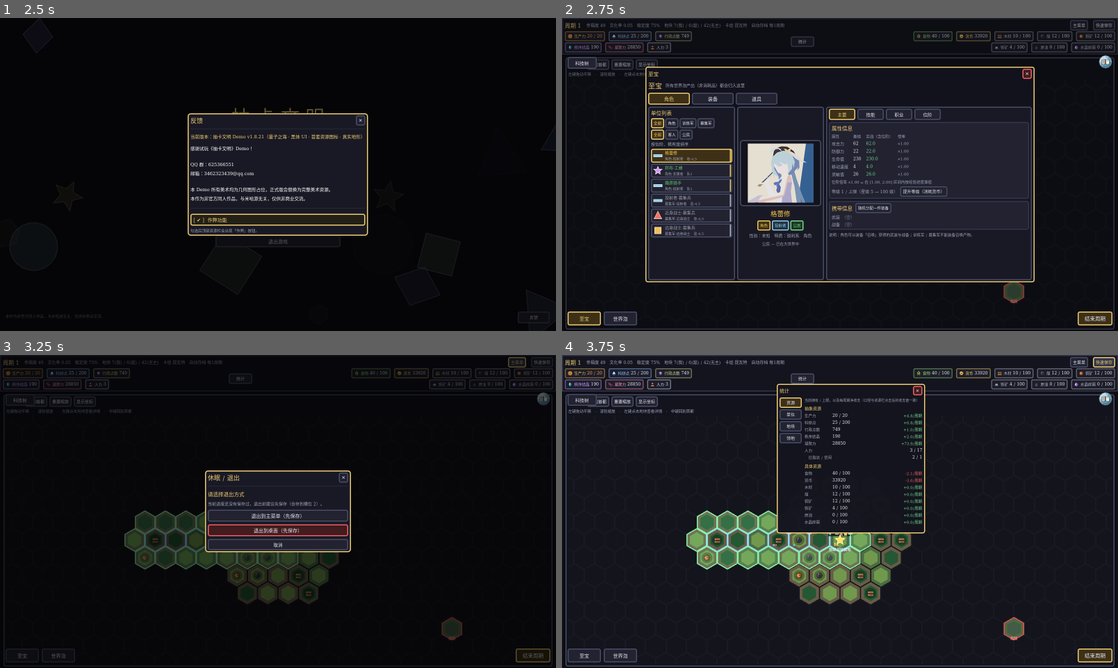
Above: before the commit, frames 1-4 (two rows, left to right).
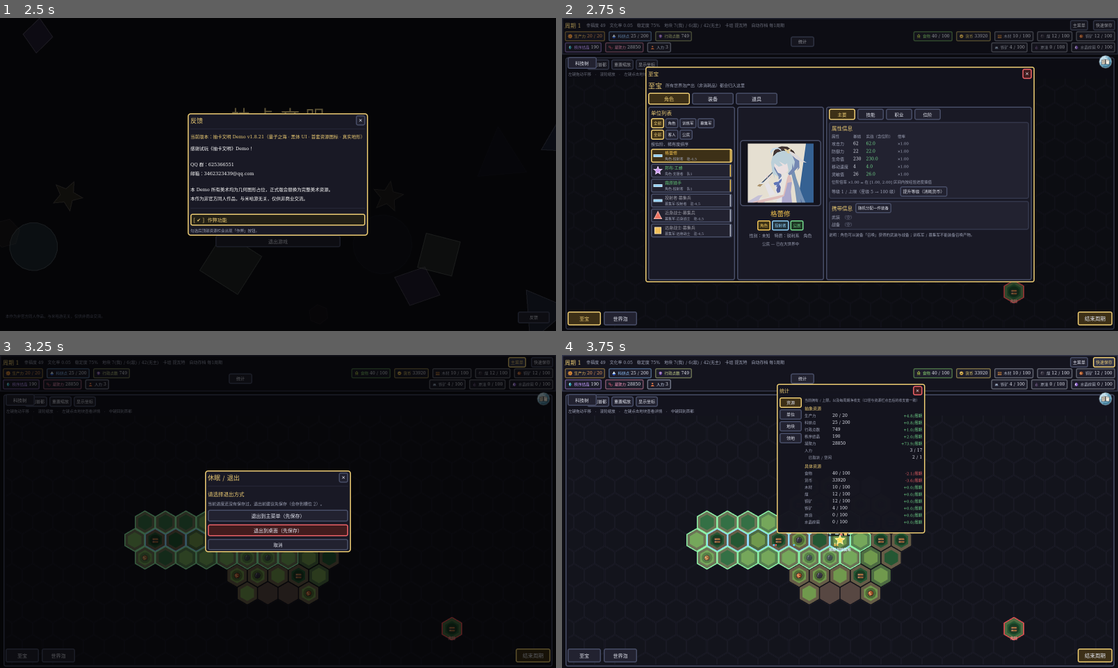
Above: after the commit, the same moments.

Repository: Traveler-NoOne/gacha-civilization
Game: Godot game, scene res://tests/screenshot.tscn
The game is run twice, just before and just after one commit, with the same random seed, the same clock (stepped at 60 frames per second) and the same inputs. This scene is started directly instead of the project's main scene.
Inputs:
- Up to frame 1 (2.5 s): click "开始游戏" at 0.5 s; click "开始游戏" at 1.25 s; click "开始游戏" at 2 s
- Up to frame 2 (2.75 s): no input
- Up to frame 3 (3.25 s): click "主菜单" at 2.75 s
- Up to frame 4 (3.75 s): click "快速保存" at 3.5 s

Frame 1 is identical in both runs. In frame 2, less than 0.1% of the frame differs, in the area x 80-83%, y 85-90%; in frame 3, 0.3%; in frame 4, 0.5%, in the area x 43-83%, y 73-90%.

Commit message:
W3a：气候参数图骨架 + 温度，并把温度真的接进地貌
W3（气候）第一步。用户说"开工W3"。

**架构事实**（W3 起必须提前引入"参数图"）：温度可以按格算，但**降水不行** ——
降水是"风把水汽从海上吹进来、沿途下雨、被山挡住就下在迎风坡"，必须按一整张场沿风向累积。
所以先搭起参数图架子（原计划在 W5），W3b 的降水才做得下去。场**不进存档**（种子+配方可重算）
→ SAVE_VERSION 不变。

做了什么：
- 新增 scripts/core/climate.gd（class_name Climate）：128×128 气候参数图 + 双线性采样；
  温度 = 纬度梯度（像素 y 模拟，南北反相）× 12 个月 + 海拔递减。
  用 Callable 传"按格取高度"的函数 → 避免 Climate ↔ WorldGen 互相引用。
  提供 temp_at_pixel / temp_at / annual_temp_at / month_range（柯本要用的最冷/最热月先备好）。
- world_gen：新增 climate_for / annual_temp_at；biome_of(e,m) → biome_of(e,m,t)。
  W3a **只加一层**：_moist_for_cover 把可用湿度按温度打折（≥5℃ 不打折、≤-5℃ 全打光），
  原来的判断一字未改；接线点在 _make_tile（温度真的喂进去，不是接了一半的架子）。
- 新增 tests/climate_check（第 6 个无头自检）。

实测：建场 **1459 ms**（128×128×12 = 196,608 格·月）；命中缓存 0 ms；
年均温 -25.8~27.6℃；赤道带均 18.1℃ / 极地带均 -16.4℃（差 34.5℃）；
同纬度海拔越高越冷（7.6 < 14.5℃）；极冷格（<-5℃）森林 0 个（对照：不加温度时本来有 40 个）。
6 个无头自检全绿；截图 45 张无报错，地图相关图变化约 0.59%。

自检抓到我自己的两个错：
1) 海拔递减写成 e×3000 米 → **海岸线（e=0.36）就等于 1080 米高**，整张陆地被冻住
   （赤道带年均温只有 8.7℃）。改成以水线为海平面：(e-0.36)/(1-0.36)。
2) 测试自己写错：用"半径 r≥18"当极地 —— 但地图是圆盘，横向远处的格子 y≈0（属热带）。
   纬度必须看像素 y；改成按 |纬度| 分桶后温差从 13.5℃ 变成 34.5℃。
   另外"相邻格温差<6℃"不合理（山顶紧挨大海本来就该有十几度落差）→ 改成测采样器连续性，
   并新增 temp_at_pixel() 入口（W3b 的降水沿风向行走正好要用）。

下一步 W3b：降水（风带 + 迎风坡抬升 + 背风雨影），核心验收 = 背风侧平均降水 < 迎风侧。

Diff:
--- /dev/null
+++ b/scripts/core/climate.gd
@@ -0,0 +1,118 @@
+class_name Climate
+extends RefCounted
+## W3a：气候参数图 —— **本项目第一次引入"参数图"**（见 docs/更新指导/世界生成-W3.md 第六节）。
+##
+## 为什么必须有它：**温度可以按格算，但降水不行**。降水本质是"风把水汽从海上吹进来、
+## 沿途一路下雨、被山挡住就下在迎风坡" —— 它必须**按一整张场、沿风向一格一格累积**，
+## 逐格纯函数做不到。所以先把"场"这个架子搭起来，W3b 的降水才做得下去。
+##
+## 场是 **128×128 的方格**，铺在地图的**外接矩形**上；任何地块都能**双线性采样**地问它。
+## ⚠️ 场**不进存档**（种子 + 配方就能重算）→ 所以 **SAVE_VERSION 不用再升**。
+
+const GRID := 128
+const MONTHS := 12
+
+## 温度参数（摄氏度）——**按真实感设，不为平衡调**
+const TEMP_EQUATOR := 28.0        ## 赤道年均
+const TEMP_POLE := -22.0          ## 极地年均
+const SWING_EQUATOR := 2.0        ## 赤道几乎无季节
+const SWING_POLE := 22.0          ## 极地季节巨大
+const HEIGHT_MAX_M := 3000.0      ## 最高峰相当于多少米
+const LAPSE_PER_100M := 0.6       ## 每上升 100 米降温（干绝热那套的简化）
+## ⚠️ **水线 = 海平面**：高度必须按 `(e - 水线) / (1 - 水线)` 换算，
+## 不能直接拿 e 乘 —— 否则**海岸线（e=0.36）会相当于 1080 米高**，整张陆地被冻住
+##（2026-10-13 实测：赤道带年均温只有 8.7℃，自检当场抓出来）。
+const SEA_E := 0.36
+
+static var _cache_seed := -1
+static var _cache := {}
+
+
+## 地图的外接矩形半宽/半高（像素空间，size=1）——场的范围就是它
+static func map_half() -> Vector2:
+	var r := float(Consts.MAP_START_RADIUS)
+	return Vector2(Hex.SQRT3 * r, 1.5 * r)
+
+
+## 建（或取缓存）这一局种子的气候场。`elev_fn` 传"按格取高度"的函数，
+## **用 Callable 传进来是为了避免 Climate ↔ WorldGen 互相引用**（那在 GDScript 里会很难看）。
+## 返回 { temp: PackedFloat32Array(MONTHS*GRID*GRID), size: int, seed: int }
+static func build(world_seed: int, elev_fn: Callable) -> Dictionary:
+	if _cache_seed == world_seed and not _cache.is_empty():
+		return _cache
+	var size := GRID
+	var half := map_half()
+	var temp := PackedFloat32Array()
+	temp.resize(MONTHS * size * size)
+	for gy in size:
+		for gx in size:
+			# 方格中心 → 像素坐标（场铺在地图外接矩形上）
+			var px := (float(gx) + 0.5) / float(size) * 2.0 * half.x - half.x
+			var py := (float(gy) + 0.5) / float(size) * 2.0 * half.y - half.y
+			var c := Hex.pixel_to_axial(Vector2(px, py), 1.0)
+			var e := float(elev_fn.call(c))
+			# 纬度：用像素 y 模拟（-1 南极 … +1 北极）。总纲第十一节：这不是真球面
+			var lat := clampf(py / maxf(1.0, half.y), -1.0, 1.0)
+			var land_h := maxf(0.0, (e - SEA_E) / (1.0 - SEA_E))   # 0 = 海岸，1 = 最高峰
+			var lapse := -(land_h * HEIGHT_MAX_M / 100.0) * LAPSE_PER_100M
+			for m in MONTHS:
+				# 季节：北半球 7 月（m=6）最热；南北反相
+				var phase := cos(TAU * float(m - 6) / float(MONTHS))
+				var base := lerpf(TEMP_EQUATOR, TEMP_POLE, absf(lat))
+				var swing := lerpf(SWING_EQUATOR, SWING_POLE, absf(lat))
+				var t := base + swing * phase * (1.0 if lat >= 0.0 else -1.0) + lapse
+				temp[m * size * size + gy * size + gx] = t
+	_cache = {"temp": temp, "size": size, "seed": world_seed}
+	_cache_seed = world_seed
+	return _cache
+
+
+## 按**像素点**取某月温度（双线性）。
+## 之所以要有这个入口：① 自检要能验证"采样器本身连续"；② **W3b 的降水要沿风向在像素空间行走**。
+static func temp_at_pixel(p: Vector2, month: int, field: Dictionary) -> float:
+	var size := int(field["size"])
+	var half := map_half()
+	var fx := (p.x + half.x) / (2.0 * half.x) * float(size) - 0.5
+	var fy := (p.y + half.y) / (2.0 * half.y) * float(size) - 0.5
+	var mm := ((month % MONTHS) + MONTHS) % MONTHS
+	return _bilinear(field["temp"] as PackedFloat32Array, size, mm * size * size, fx, fy)
+
+
+## 某格 × 某月的温度（双线性采样）
+static func temp_at(c: Vector2i, month: int, field: Dictionary) -> float:
+	return temp_at_pixel(Hex.axial_to_pixel(c.x, c.y, 1.0), month, field)
+
+
+## 年平均温度（W3a 先用它；W3c 会换成用"最冷月/最热月 + 降水"的完整柯本判据）
+static func annual_temp_at(c: Vector2i, field: Dictionary) -> float:
+	var s := 0.0
+	for m in MONTHS:
+		s += temp_at(c, m, field)
+	return s / float(MONTHS)
+
+
+## 最冷月 / 最热月的温度（柯本要用；W3a 先备好，W3c 直接用）
+static func month_range(c: Vector2i, field: Dictionary) -> Vector2:
+	var lo := 999.0
+	var hi := -999.0
+	for m in MONTHS:
+		var t := temp_at(c, m, field)
+		lo = minf(lo, t)
+		hi = maxf(hi, t)
+	return Vector2(lo, hi)
+
+
+static func _bilinear(a: PackedFloat32Array, size: int, off: int, fx: float, fy: float) -> float:
+	var x0 := int(floor(fx))
+	var y0 := int(floor(fy))
+	var tx := fx - float(x0)
+	var ty := fy - float(y0)
+	var xa := mini(size - 1, maxi(0, x0))
+	var ya := mini(size - 1, maxi(0, y0))
+	var xb := mini(size - 1, maxi(0, x0 + 1))
+	var yb := mini(size - 1, maxi(0, y0 + 1))
+	var v00 := a[off + ya * size + xa]
+	var v10 := a[off + ya * size + xb]
+	var v01 := a[off + yb * size + xa]
+	var v11 := a[off + yb * size + xb]
+	return lerpf(lerpf(v00, v10, tx), lerpf(v01, v11, tx), ty)
--- a/scripts/core/world_gen.gd
+++ b/scripts/core/world_gen.gd
@@ -242,7 +242,43 @@
 
 ## 高程 + 湿度 → 一层地形 + 一层地物（Red Blob 那篇的二维查表，阈值按本作的种类改过）。
 ## 仍是 f(坐标, 种子) 的纯函数。
-static func biome_of(e: float, m: float) -> Dictionary:
+## ===========================================================================
+## W3a：气候参数图（**本项目第一次引入"参数图"**，见 climate.gd 顶部与 世界生成-W3.md 第六节）
+##   温度可以按格算，但**降水不行**（要沿风向累积）→ 所以先把"场"搭起来，W3b 才做得下去。
+##   场**不进存档**（种子 + 配方可重算）→ SAVE_VERSION 不变。
+## ===========================================================================
+
+## 这一局的气候场（128×128，按种子缓存）
+static func climate_for(world_seed: int) -> Dictionary:
+	var fn := func(c: Vector2i) -> float:
+		return elevation_of(c, world_seed)
+	return Climate.build(world_seed, fn)
+
+
+## 某格的**年平均温度**（℃）
+static func annual_temp_at(c: Vector2i, world_seed: int) -> float:
+	return Climate.annual_temp_at(c, climate_for(world_seed))
+
+
+## W3a：**太冷就长不出森林**（一阶近似；完整的柯本分类在 W3c）。
+## 做法：把"可用湿度"按温度打折 —— 5℃ 以上不打折，-5℃ 以下完全打光，中间线性。
+const COLD_FOREST_FULL := 5.0
+const COLD_FOREST_NONE := -5.0
+
+
+static func _moist_for_cover(m: float, t: float) -> float:
+	if t >= COLD_FOREST_FULL:
+		return m
+	if t <= COLD_FOREST_NONE:
+		return 0.0
+	return m * (t - COLD_FOREST_NONE) / (COLD_FOREST_FULL - COLD_FOREST_NONE)
+
+
+## 地形 / 地物：由**高度 + 湿度 + 温度**决定。
+## ⚠️ W3a 只加了温度这一层（把可用湿度打折），**下面的判断一字未改**；
+## 完整的柯本分类（最冷月/最热月 + 降水分带）在 W3c。
+static func biome_of(e: float, m_in: float, t: float = 999.0) -> Dictionary:
+	var m := _moist_for_cover(m_in, t)
 	if e < 0.36:
 		return {"terrain": "water", "cover": ""}
 	if e < 0.50:
@@ -367,7 +403,9 @@
 		"land_cap": Consts.LAND_CAP_DEFAULT,   # v1.3.1：可用土地上限
 	}
 	# v1.8.21 第 2 段：地形（地貌）与地物（覆盖物）分两层，由高程 + 湿度查表得出
-	var b := biome_of(eroded_elevation_of(c, world_seed), moisture_of(c, world_seed))
+	# W3a：再多给一个**温度**（这一年均温来自气候参数图）→ 太冷的地方长不出森林
+	var b := biome_of(eroded_elevation_of(c, world_seed), moisture_of(c, world_seed),
+		annual_temp_at(c, world_seed))
 
 	t["terrain"] = b["terrain"]
 	t["cover"] = b["cover"]
--- /dev/null
+++ b/tests/climate_check.gd
@@ -0,0 +1,144 @@
+extends Node
+## W3a 气候参数图专项自检：**确定性 / 温度场的物理性质 / 采样平滑 / 真的接进了地貌**。
+##
+## 跑法（项目根目录）：
+##   godot --headless --path . res://tests/climate_check.tscn
+## ⚠️ 必须用场景跑（--script 不注册 autoload）。
+
+const SEED := 20240607
+
+var fails := 0
+
+
+func _check(ok: bool, what: String) -> void:
+	if ok:
+		print("  [ok] " + what)
+	else:
+		fails += 1
+		print("  [FAIL] " + what)
+
+
+## 给一大串浮点做个校验和（比 str() 整个数组便宜得多）
+func _sum(a: PackedFloat32Array) -> float:
+	var s := 0.0
+	for v in a:
+		s += v
+	return s
+
+
+func _ready() -> void:
+	print("== 气候参数图（W3a）专项自检 ==")
+
+	# ① 建场耗时（总纲第十节点名要实测的数）+ 缓存
+	var t0 := Time.get_ticks_msec()
+	var f1 := WorldGen.climate_for(SEED)
+	var build_ms := Time.get_ticks_msec() - t0
+	var t1 := Time.get_ticks_msec()
+	var f2 := WorldGen.climate_for(SEED)
+	var cache_ms := Time.get_ticks_msec() - t1
+	var sz := int(f1["size"])
+	print("  建场：%d×%d × 12 月 = %d 个格·月，耗时 %d ms；再取一次（应命中缓存）%d ms"
+		% [sz, sz, sz * sz * 12, build_ms, cache_ms])
+	_check(int(f1["temp"].size()) == sz * sz * 12, "场的大小正确（%d）" % (sz * sz * 12))
+	_check(cache_ms < build_ms, "第二次是命中缓存（%d ms < %d ms）" % [cache_ms, build_ms])
+	_check(_sum(f1["temp"]) == _sum(f2["temp"]), "同种子两次取到的场校验和一致（确定）")
+
+	# ② 纬度：赤道带明显比极地带暖。
+	#   ⚠️ **纬度看的是像素 y，不是半径 r** —— 地图是**圆盘**，横向远处的格子 y≈0（纬度≈0，属热带）。
+	#   第一版用 r≥18 当"极地"，把热带格子混了进去，于是"温差只有 13.5℃"（测试自身写错）。
+	var half := Climate.map_half()
+	var eq := 0.0
+	var n_eq := 0
+	var pole := 0.0
+	var n_pole := 0
+	var tmin := 999.0
+	var tmax := -999.0
+	for c: Vector2i in Hex.spiral(Consts.MAP_START_RADIUS):
+		var t := WorldGen.annual_temp_at(c, SEED)
+		tmin = minf(tmin, t)
+		tmax = maxf(tmax, t)
+		var lat := absf(Hex.axial_to_pixel(c.x, c.y, 1.0).y) / maxf(1.0, half.y)
+		if lat <= 0.15:
+			eq += t
+			n_eq += 1
+		elif lat >= 0.75:
+			pole += t
+			n_pole += 1
+	var eq_avg := eq / maxf(1.0, float(n_eq))
+	var pole_avg := pole / maxf(1.0, float(n_pole))
+	print("  年均温范围 %.1f ~ %.1f℃；赤道带（|纬度|≤0.15）均 %.1f℃ / 极地带（≥0.75）均 %.1f℃"
+		% [tmin, tmax, eq_avg, pole_avg])
+	_check(eq_avg > pole_avg + 25.0, "赤道带比极地带暖 25℃ 以上（差 %.1f℃）" % (eq_avg - pole_avg))
+
+	# ③ 海拔递减：赤道带里，最高的那格应当比最低的那格冷
+	var hi_e := -1.0
+	var lo_e := 2.0
+	var hi_t := 0.0
+	var lo_t := 0.0
+	for c: Vector2i in Hex.spiral(3):
+		var e := WorldGen.elevation_of(c, SEED)
+		var t := WorldGen.annual_temp_at(c, SEED)
+		if e > hi_e:
+			hi_e = e
+			hi_t = t
+		if e < lo_e:
+			lo_e = e
+			lo_t = t
+	print("  赤道带内：最高格（e=%.3f）%.1f℃；最低格（e=%.3f）%.1f℃" % [hi_e, hi_t, lo_e, lo_t])
+	_check(hi_t < lo_t, "同纬度下**海拔越高越冷**（%.1f℃ < %.1f℃）" % [hi_t, lo_t])
+
+	# ④ 采样平滑：**绝大多数**相邻格温差很小就够（只有"山顶紧挨大海"那种真断崖才会很大，
+	#    那是地形本身的特点，不该被当成"采样写错了"；2026-10-13 第一版断言 < 6℃ 就被它卡住）
+	var jumps: Array = []
+	for c: Vector2i in Hex.spiral(Consts.MAP_START_RADIUS):
+		var t := WorldGen.annual_temp_at(c, SEED)
+		for nb: Vector2i in Hex.neighbors(c):
+			jumps.append(absf(WorldGen.annual_temp_at(nb, SEED) - t))
+	jumps.sort()
+	var p95: float = jumps[int(float(jumps.size()) * 0.95)]
+	var jmax: float = jumps[jumps.size() - 1]
+	print("  相邻格温差：95%% 在 %.2f℃ 以内，最大 %.2f℃（共 %d 对）" % [p95, jmax, jumps.size()])
+	_check(jmax < 25.0, "相邻格温差没有离谱的值（最大 %.2f℃ < 25℃）" % jmax)
+	# ④b **采样器本身**连不连续：直接沿像素空间密集取样（每 0.15 像素一步）
+	var clim := WorldGen.climate_for(SEED)
+	var prev_t := 0.0
+	var first := true
+	var step_max := 0.0
+	for i in 500:
+		var px := -30.0 + float(i) * 0.15
+		var tv := Climate.temp_at_pixel(Vector2(px, 4.0), 3, clim)
+		if not first:
+			step_max = maxf(step_max, absf(tv - prev_t))
+		prev_t = tv
+		first = false
+	print("  密集像素采样（每 0.15 像素一步）：最大相邻温差 %.4f℃" % step_max)
+	# ⚠️ 阈值说明：0.15 像素 ≈ **0.26 个网格格**（一格 = 0.568 像素），而相邻网格格本来就可能差 5℃
+	#   → 双线性插值走 0.26 格自然会有 ~1.3℃ 的变化，**这就是"连续"的样子**。
+	#   （若采样器坏了，会一步跳出**整格**的差 5~15℃，所以 3℃ 这条能抓住它。）
+	_check(step_max < 3.0, "采样器本身是连续的（每 0.15 像素最大变化 %.4f℃，没有整格跳变）" % step_max)
+
+	# ⑤ **真的接进了地貌**：比 -5℃ 更冷的格子不该有森林；
+	#    再把温度参数去掉（默认 999 = 暖）当**对照** → 应当又长出森林，证明差异确实来自温度。
+	var cold_n := 0
+	var cold_forest := 0
+	var cold_forest_warm := 0
+	for c: Vector2i in Hex.spiral(Consts.MAP_START_RADIUS):
+		var t := WorldGen.annual_temp_at(c, SEED)
+		if t > WorldGen.COLD_FOREST_NONE:
+			continue
+		cold_n += 1
+		var e := WorldGen.elevation_of(c, SEED)
+		var m := WorldGen.moisture_of(c, SEED)
+		if str(WorldGen.biome_of(e, m)["cover"]) == "forest":
+			cold_forest_warm += 1
+		if str(WorldGen.biome_of(e, m, t)["cover"]) == "forest":
+			cold_forest += 1
+	print("  极冷格（< %.0f℃）：%d 格；加温度后森林 %d 个；不加温度（对照）森林 %d 个"
+		% [WorldGen.COLD_FOREST_NONE, cold_n, cold_forest, cold_forest_warm])
+	_check(cold_n > 0, "存在极冷的格子（%d 格）" % cold_n)
+	_check(cold_forest == 0, "极冷格**一个森林都没有**（实际 %d 个）" % cold_forest)
+	_check(cold_forest_warm > 0, "对照：不加温度时这些格**本来是有森林的**（%d 个）→ 差异确实来自温度"
+		% cold_forest_warm)
+
+	print("== 结果：%s ==" % ("全部通过" if fails == 0 else "%d 项失败" % fails))
+	get_tree().quit(1 if fails > 0 else 0)
--- /dev/null
+++ b/tests/climate_check.tscn
@@ -0,0 +1,6 @@
+[gd_scene load_steps=2 format=3]
+
+[ext_resource type="Script" path="res://tests/climate_check.gd" id="1"]
+
+[node name="ClimateCheck" type="Node"]
+script = ExtResource("1")
Not shown, added: scripts/core/climate.gd.uid
Not shown, added: tests/climate_check.gd.uid
Not shown, changed: docs/更新指导/README.md
Not shown, changed: docs/更新指导/世界生成-W3.md
